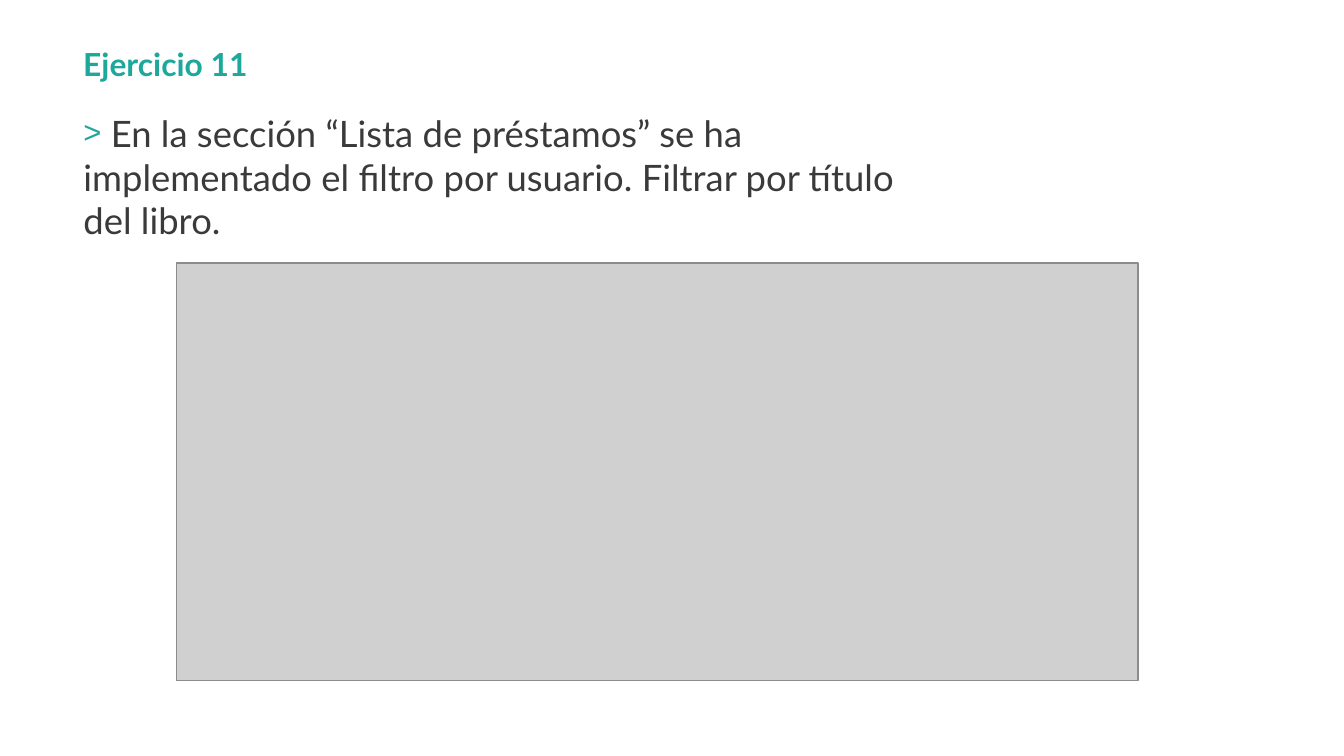
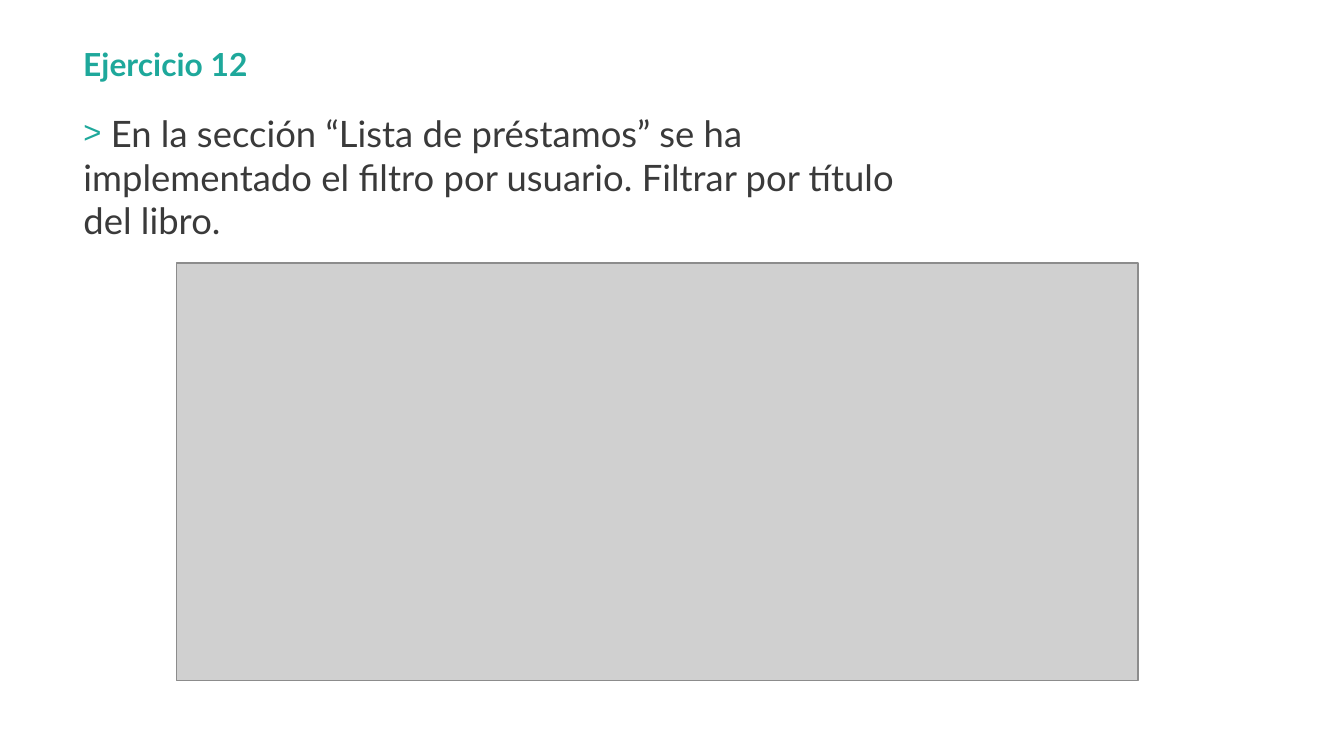
Before and after one commit to hexacta/HexactaLabs-Java, a slide deck: slide 29 of PPTS/Ejercicios.pptx (slide 27 before the commit). Drawn at 1344x756 pixels with LibreOffice and Linux fonts; fonts in the diff are those of the drawing; grey boxes stand for pictures; background and template pictures are left out. Boxes give left, top, right and bottom in pixels: in the first picture for what was removed or moved away, otherwise in the second. Text is boxed around its words. In the diff, an @@ line names an element or a change of style, - is before the commit and + after.

Commit message:
Update PPT Ejercicios
Los ejercicios 12,13 dejaron de estar en draft,y se agregó un ejercicio
que se había charlado pero no habíamos redactado.

```diff
--- a/PPTS/Ejercicios.pptx
+++ b/PPTS/Ejercicios.pptx
@@ title at box(83, 52, 248, 82): text changed @@
-Ejercicio 11
+Ejercicio 12
```
Also in this commit, not shown: 3 other slides changed, 2 slides added, 2 other files.
